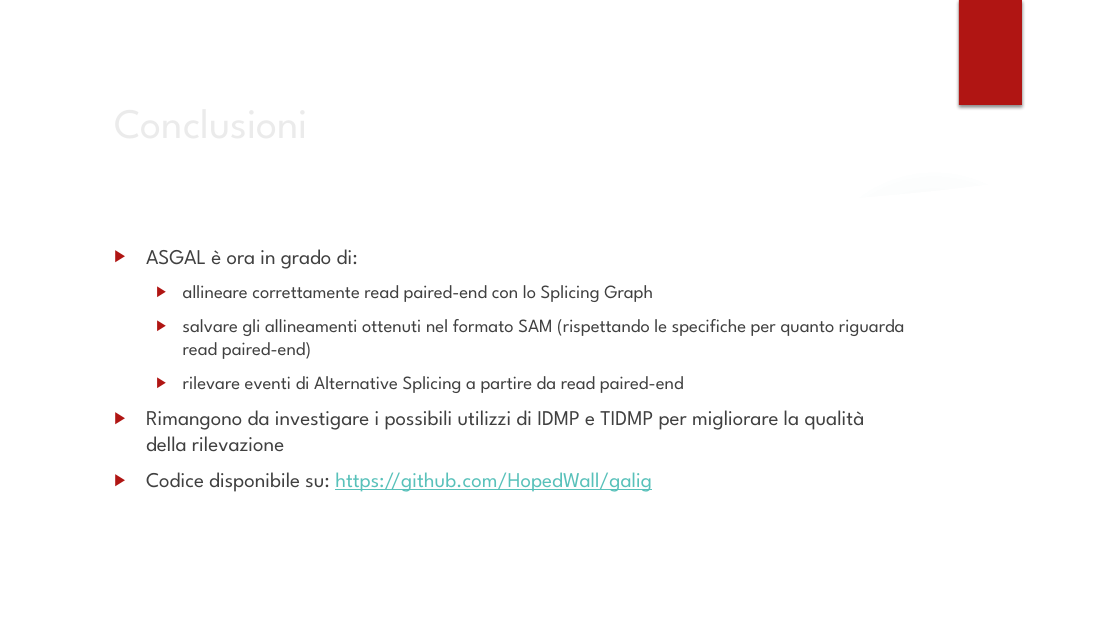
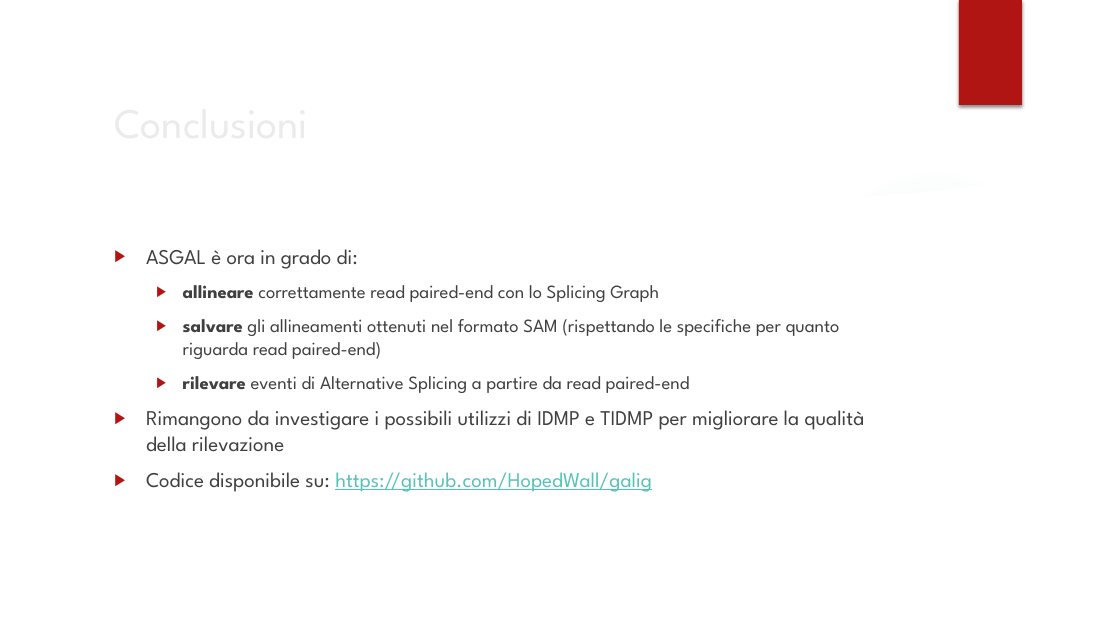
Before and after one commit to HopedWall/TesiTriennaleASGAL, a slide deck: slide 14 of powerpoint/Presentazione.pptx. Drawn at 1120x630 pixels with LibreOffice and Linux fonts; fonts in the diff are those of the drawing; background and template pictures are left out. Boxes give left, top, right and bottom in pixels: in the first picture for what was removed or moved away, otherwise in the second. Text is boxed around its words. In the diff, an @@ line names an element or a change of style, - is before the commit and + after.

```diff
--- a/powerpoint/Presentazione.pptx
+++ b/powerpoint/Presentazione.pptx
@@ text at box(183, 285, 840, 393): bold on in "allineare", "salvare", "rilevare" @@
```
Also in this commit, not shown: 6 other slides changed, 3 other files.
